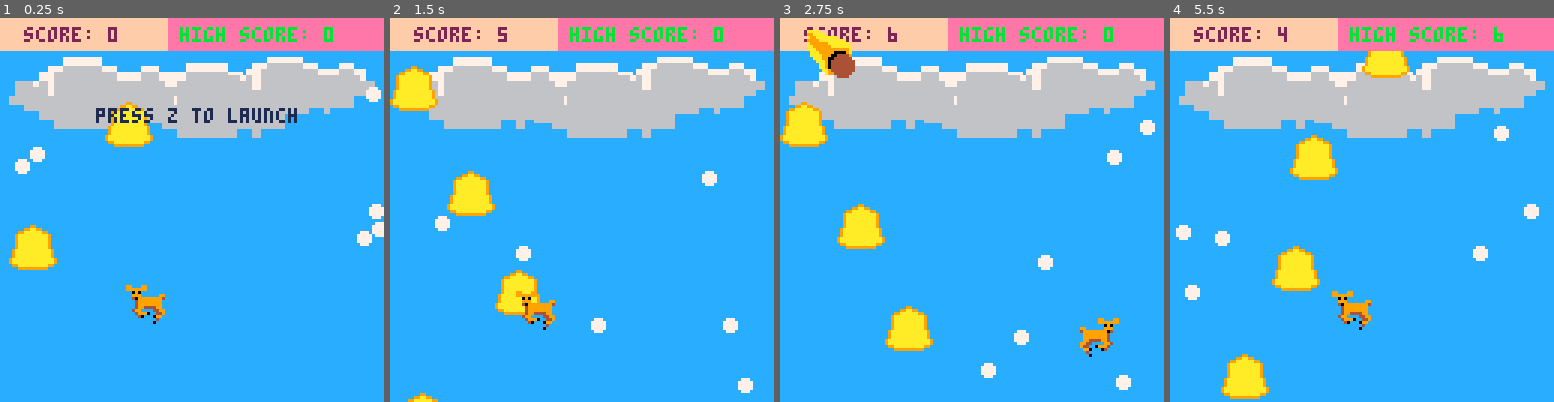
Above: before the commit, frames 1-4 (left to right).
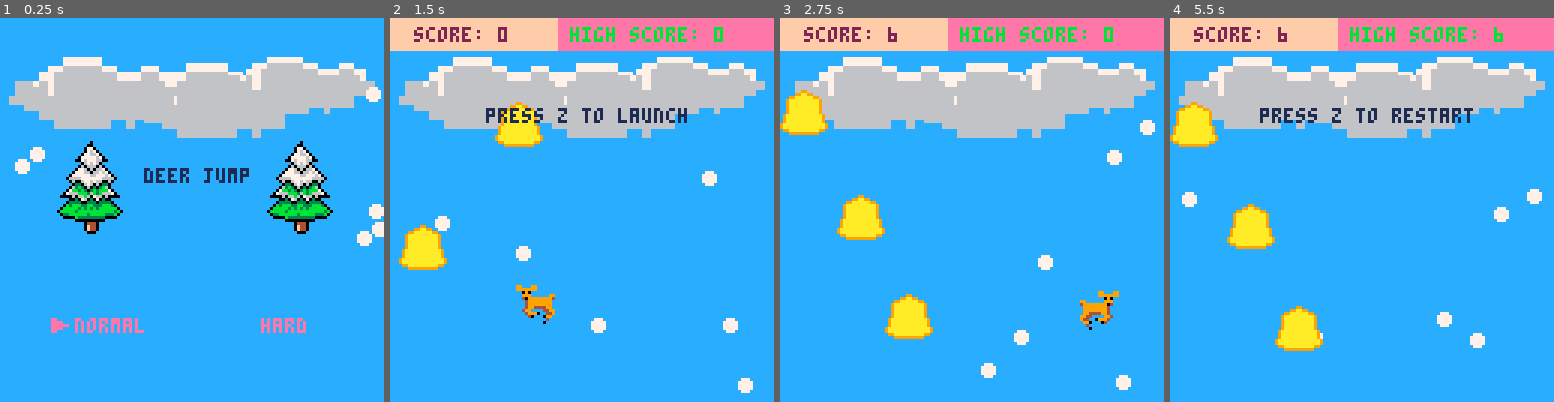
Above: after the commit, the same moments.

Repository: Christopher-Chung/Deer-jump-pico-8-
Game: PICO-8 cartridge bells.p8
Two runs of this game, one before a commit and one after it. Both use one fixed random seed, a clock stepped at 60 frames per second and the inputs below.
Inputs:
- Up to frame 1 (0.25 s): no input
- Up to frame 2 (1.5 s): tap O (Z key) at 0.7 s
- Up to frame 3 (2.75 s): hold Right 1.6-2.1 s; tap O (Z key) at 1.7, 2.1, 2.5 s; hold Right from 2.47 s (still down)
- Up to frame 4 (5.5 s): tap O (Z key) every 0.4 s from 2.9 to 5.3 s; release Right at 3.03 s; hold Left 3.08-3.58 s; hold Right 4.02-4.68 s; hold Left from 5.08 s (still down)

The runs differ from the first frame. In frame 1, 18% of the frame differs, in the area x 0-100%, y 0-83%; in frame 2, 6.3%; in frame 3, 4.6%; in frame 4, 10%.

Commit message:
Update bells.p8

Diff:
--- a/bells.p8
+++ b/bells.p8
@@ -1,6 +1,9 @@
 pico-8 cartridge // http://www.pico-8.com
 version 18
 __lua__
+
+--deer jump
+--by chris
 
 function _init()
  palt(0,false)
@@ -8,6 +11,8 @@
  size = 8
  highscore = 0
  numbells = 10
+ title_screen = true
+ cursor_pos = 0
  reset()
 end
 
@@ -81,22 +86,41 @@
  for i=1,6 do
   circfill(snows[i].x,snows[i].y,2,7)
  end
- drawbell()
- drawscore()
  if (dead and deadt > 50) then
+  drawbell()
+  drawscore()
   print("press z to restart",30,30,1)
  else
-  if ismeteor then
-   spr(26,meteor.x,meteor.y,2,2,meteor.vx>0,false)
-  end
-  if jump then
-   spr(24,deerx-8, deery-8,2,2,velx>0 or deerx==128-size,hit)
+  if (title_screen) then
+   drawtitle()
   else
-   spr(17, deerx-8, deery-8,2,2,velx>0 or deerx==128-size,hit)
-  end
-  if (not is_launched) then
-   print("press z to launch",32,30,1)
-  end
+   drawbell()
+   drawscore()
+   if jump then
+    spr(24,deerx-8, deery-8,2,2,velx>0 or deerx==128-size,hit)
+   else
+    spr(17, deerx-8, deery-8,2,2,velx>0 or deerx==128-size,hit)
+   end
+   if ismeteor then
+    spr(26,meteor.x,meteor.y,2,2,meteor.vx>0,false)
+   end
+   if (not is_launched) then
+    print("press z to launch",32,30,1)
+   end
+  end
+ end
+end
+
+function drawtitle()
+ spr(66,15,40,4,4)
+ spr(66,85,40,4,4)
+ print("deer jump",48,50,1)
+ print("normal",25,100,14)
+ print("hard",87,100,14)
+ if (cursor_pos == 0) then
+  spr(1,17,98,1,1)
+ else
+  spr(1,79,98,1,1)
  end
 end
 
@@ -104,7 +128,7 @@
  if jump then
   jumpt += 1
  end
- if (jumpt >= 18 and jump) then
+ if (jumpt >= 15 and jump) then
   jump = false
  end
  for i = 1,numbells do
@@ -147,84 +171,101 @@
    dead=false
   end
  else
-  updatebell()
-  if deerx+velx < size then
-   velx = 0
-   deerx = size
-  elseif deerx+velx > 128-size then
-   velx = 0
-   deerx = 128-size
+  if (title_screen) then
+   if (btnp(4)) then
+    title_screen = false
+    if (cursor_pos == 1) then
+     meteor_chance = 0.08
+     maxvel = 1.1
+    else
+     meteor_chance = 0.06
+     maxvel = 1.3
+    end
+   elseif (btnp(1)) then
+    cursor_pos = 1
+   elseif (btnp(0)) then
+    cursor_pos = 0
+   end
   else
-   deerx += velx
-  end
-
-  if (is_launched) then
-
-   if deery+vely < 98 then
-    difference = deery + vely-98
-    scrolly += difference
-    score = flr(-scrolly/10)
-    deery = 98
-   end
-
-   if deery+vely > 128+size then
-    --die
-    music(-1)
-    sfx(0)
-    highscore = max(flr(-scrolly/10),highscore)
-    dead = true
-
+   updatebell()
+   if deerx+velx < size then
+    velx = 0
+    deerx = size
+   elseif deerx+velx > 128-size then
+    velx = 0
+    deerx = 128-size
    else
-    deery += vely
-   end
-
-   if (ismeteor) then
-    if (contmet()) then
+    deerx += velx
+   end
+
+   if (is_launched) then
+
+    if deery+vely < 98 then
+     difference = deery + vely-98
+     scrolly += difference
+     score = flr(-scrolly/10)
+     deery = 98
+    end
+
+    if deery+vely > 128+size then
+     --die
      music(-1)
-     sfx(10)
-     vely = 1
-     ismeteor = false
-     hit = true
+     sfx(0)
+     highscore = max(flr(-scrolly/10),highscore)
+     dead = true
+
     else
-     updatemeteor()
-    end
-   elseif (rnd(10) < 0.1) then
-    meteor = generatemeteor()
-    ismeteor = true
-   end
-
-   --contact will bells
-   for i=1,numbells do
-    if (contact(i) and used[i]) then
+     deery += vely
+    end
+
+    if (ismeteor) then
+     if (contmet()) then
+      music(-1)
+      sfx(10)
+      vely = 1
+      ismeteor = false
+      hit = true
+     else
+      updatemeteor()
+     end
+    elseif (rnd(10) < meteor_chance) then
+     meteor = generatemeteor()
+     ismeteor = true
+    end
+
+    --contact will bells
+    for i=1,numbells do
+     if (contact(i) and used[i]) then
+      jumpt = 0
+      jump = true
+      sfx(1)
+      used[i] = false
+      vely -= 0.4
+      if vely <= -maxvel then
+       vely = -maxvel
+      end
+     end
+    end
+
+    --gravity
+    vely += 0.01
+
+   else
+    if (btnp(4)) then
      jumpt = 0
      jump = true
-     sfx(1)
-     used[i] = false
-     vely -= 0.4
-     if vely <= -1 then
-      vely = -1
-     end
-    end
-   end
-
-   --gravity
-   vely += 0.01
-
-  else
-   if (btnp(4)) then
-    jumpt = 0
-    jump = true
-    is_launched = true
-    vely -= 0.8
-   end
-  end
-
-  if (btnp(0)) then
-   velx = 0.1*velx-0.8
-  end
-
-  if (btnp(1)) then
-   velx = 0.1*velx+0.8
+     is_launched = true
+     vely -= 0.8
+    end
+   end
+
+   if (btnp(0)) then
+    velx = 0.1*velx-0.8
+   end
+
+   if (btnp(1)) then
+    velx = 0.1*velx+0.8
+   end
   end
  end
 end
@@ -255,7 +296,7 @@
   local snw = snows[i]
   snw.x+=snw.vx
   snw.y+=snw.vy
-  if (snw.x <= 0 or snw.y >= 128) then
+  if (snw.x <= 0 or snw.y >= 128 or snw.x >= 128) then
    snows[i] = generatesnow()
   end
  end
@@ -278,7 +319,7 @@
 function updatemeteor()
  meteor.x+=meteor.vx
  meteor.y+=meteor.vy
- if (meteor.x <= 0 or meteor.y >= 120) then
+ if (meteor.x <= 0 or meteor.y >= 120 or meteor.x >= 128) then
   ismeteor = false
   meteor = generatemeteor()
  end
Not shown, changed: 104 lines of the sprite sheet (__gfx__) section of bells.p8
Not shown, changed: the sound effects (__sfx__) section of bells.p8
